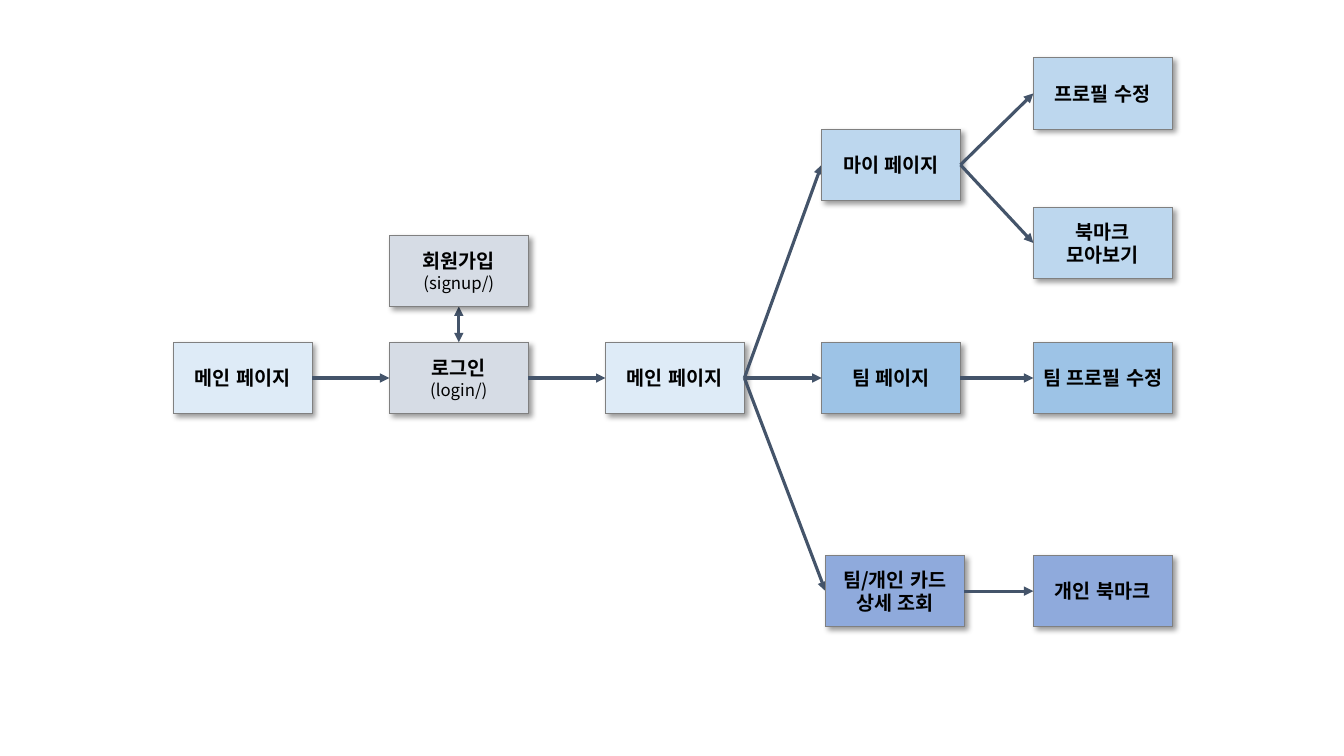
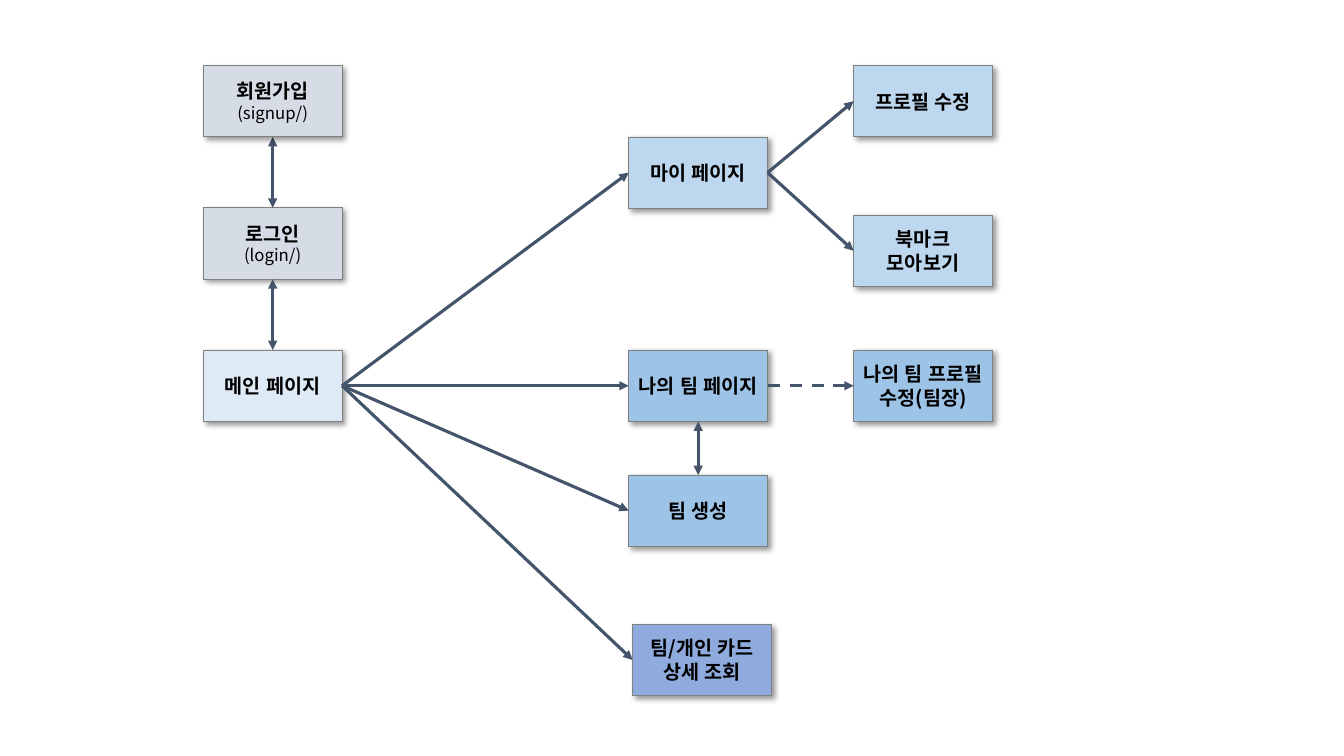
Before and after one commit to siwon-park/Find_Dev_Team, a slide deck: slide 2 of 기획/04_Component.pptx. Drawn at 1344x756 pixels with LibreOffice and Linux fonts; fonts in the diff are those of the drawing. Boxes give left, top, right and bottom in pixels: in the first picture for what was removed or moved away, otherwise in the second. Text is boxed around its words. In the diff, an @@ line names an element or a change of style, - is before the commit and + after.

```diff
--- a/기획/04_Component.pptx
+++ b/기획/04_Component.pptx
@@ rectangle "회원가입 (signup/)": place and size @@
-rectangle "회원가입 (signup/)" at (389, 235, 528, 307)
+rectangle "회원가입 (signup/)" at (204, 66, 343, 137)
@@ rectangle "프로필 수정": place and size @@
-rectangle "프로필 수정" at (1033, 57, 1173, 129)
+rectangle "프로필 수정" at (854, 66, 993, 137)
@@ arrow moved from (961, 165) - (1033, 94) to (768, 172) - (854, 101) @@
@@ double arrow moved from (459, 343) - (459, 307) to (273, 208) - (273, 137) @@
@@ rectangle "마이 페이지": place and size @@
-rectangle "마이 페이지" at (822, 129, 961, 201)
+rectangle "마이 페이지" at (629, 137, 768, 209)
@@ arrow moved from (744, 378) - (822, 165) to (342, 386) - (629, 172) @@
@@ arrow moved from (961, 165) - (1033, 243) to (768, 172) - (854, 251) @@
@@ rectangle "로그인 (login/)": place and size @@
-rectangle "로그인 (login/)" at (389, 343, 528, 414)
+rectangle "로그인 (login/)" at (204, 208, 343, 279)
@@ rectangle "북마크 모아보기": place and size @@
-rectangle "북마크 모아보기" at (1033, 208, 1173, 279)
+rectangle "북마크 모아보기" at (854, 215, 993, 286)
@@ double arrow added from (273, 279) to (273, 350), #44546A 2.25 pt @@
@@ rectangle removed at (173, 343, 313, 414) @@
-메인 페이지
@@ rectangle "메인 페이지": place and size @@
-rectangle "메인 페이지" at (606, 343, 745, 414)
+rectangle "메인 페이지" at (204, 350, 343, 421)
@@ rectangle "나의 팀 페이지": place and size @@
-rectangle "나의 팀 페이지" at (822, 343, 961, 414)
+rectangle "나의 팀 페이지" at (629, 350, 768, 421)
@@ rectangle "나의 팀 프로필 수정(팀장)": place and size @@
-rectangle "나의 팀 프로필 수정(팀장)" at (1033, 343, 1173, 414)
+rectangle "나의 팀 프로필 수정(팀장)" at (854, 350, 993, 421)
@@ arrow removed from (313, 378) to (389, 378) @@
@@ arrow moved from (744, 378) - (826, 591) to (342, 386) - (633, 660) @@
@@ arrow moved from (744, 378) - (822, 378) to (342, 386) - (629, 386) @@
@@ arrow added from (342, 386) to (629, 511), #44546A 2.25 pt @@
@@ arrow removed from (528, 378) to (606, 378) @@
@@ text in rectangle at (638, 376, 758, 395): text changed @@
-팀 페이지
+나의 팀 페이지
@@ arrow moved from (961, 378) - (1033, 378) to (768, 386) - (854, 386) @@
@@ arrow (768, 386) - (854, 386): stroke #44546A 2.25 pt to #44546A 2.25 pt dashed @@
@@ text in rectangle at (863, 364, 982, 409): text changed @@
-팀 프로필 수정
+나의 팀 프로필 수정(팀장)
@@ double arrow added from (699, 421) to (699, 475), #44546A 2.25 pt @@
@@ rectangle added at (629, 475, 768, 546), fill #9DC3E6, outline #808080 0.5 pt, 14 pt, text #000000, bold @@
+팀 생성
@@ rectangle removed at (1033, 556, 1173, 627) @@
-개인 북마크
@@ arrow removed from (965, 591) to (1033, 591) @@
@@ rectangle "팀/개인 카드 상세 조회": place and size @@
-rectangle "팀/개인 카드 상세 조회" at (826, 556, 965, 627)
+rectangle "팀/개인 카드 상세 조회" at (633, 624, 772, 696)
```
Also in this commit, not shown: 1 other slide changed, 1 other file.
